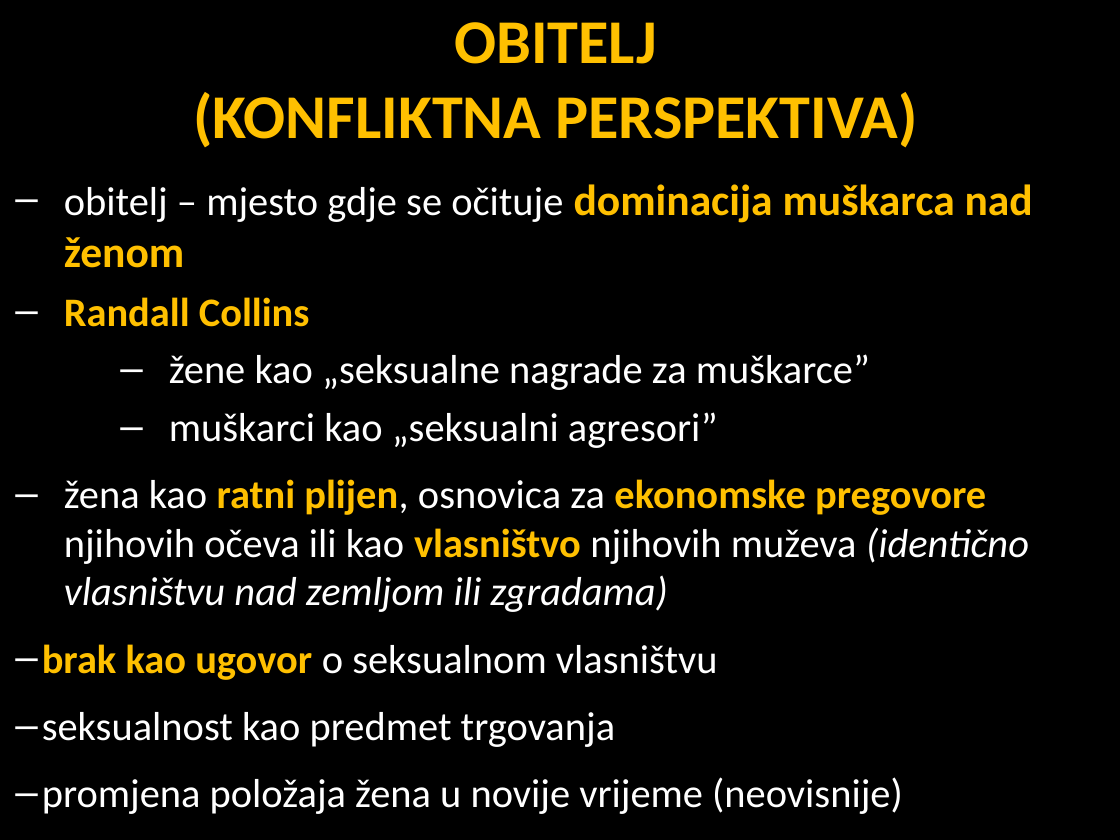
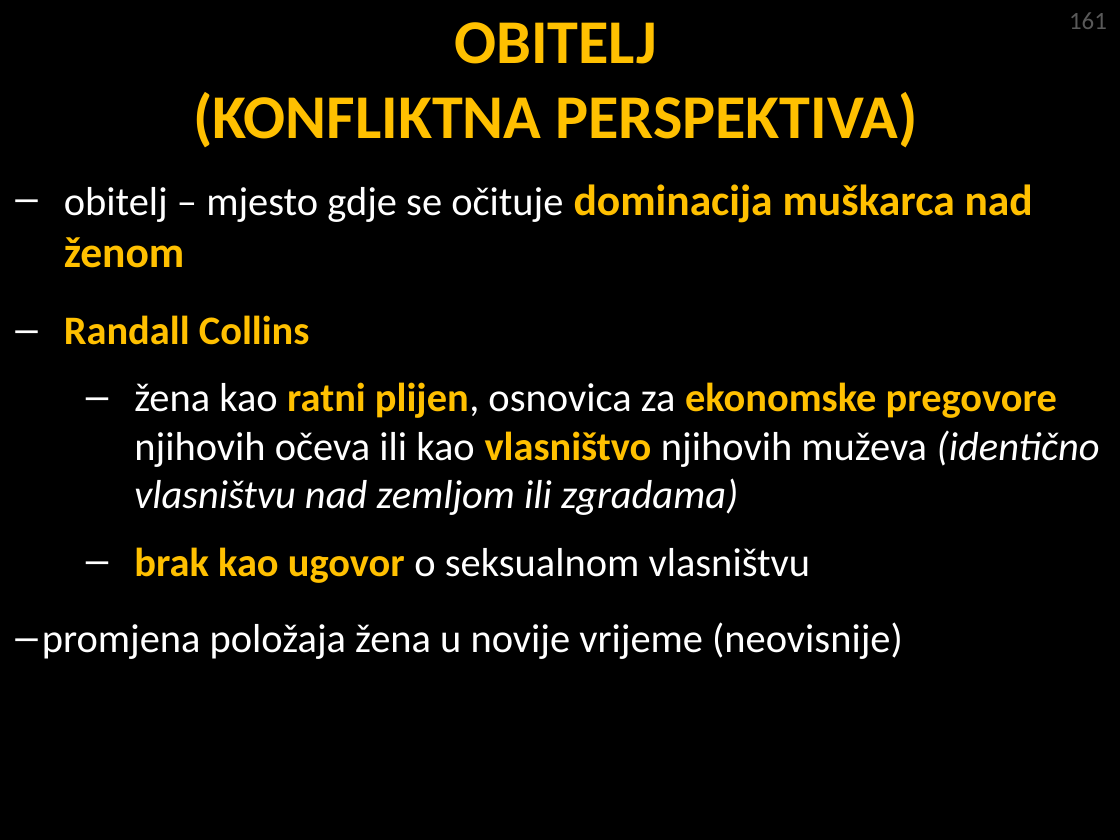
Before and after one commit to srednja-skola/sociologija, a slide deck: slide 10 of data/pptx/008_Obitelj_brak_i_srodstvo.pptx (slide 9 before the commit). Drawn at 1120x840 pixels with LibreOffice and Linux fonts; fonts in the diff are those of the drawing. Boxes give left, top, right and bottom in pixels: in the first picture for what was removed or moved away, otherwise in the second. Text is boxed around its words. In the diff, an @@ line names an element or a change of style, - is before the commit and + after.

```diff
--- a/data/pptx/008_Obitelj_brak_i_srodstvo.pptx
+++ b/data/pptx/008_Obitelj_brak_i_srodstvo.pptx
@@ text added at [1069, 12, 1107, 29], 16 pt, text #595959 @@
+161
@@ text at [42, 315, 1100, 659]: more space between paragraphs; indent changed @@
@@ text at [169, 354, 870, 448]: paragraphs removed @@
-      – žene kao „seksualne nagrade za muškarce”
-      – muškarci kao „seksualni agresori”
@@ text at [42, 712, 615, 747]: paragraph removed @@
-– seksualnost kao predmet trgovanja
```
Also in this commit, not shown: 14 other slides changed, 2 slides removed, 1 other file.
